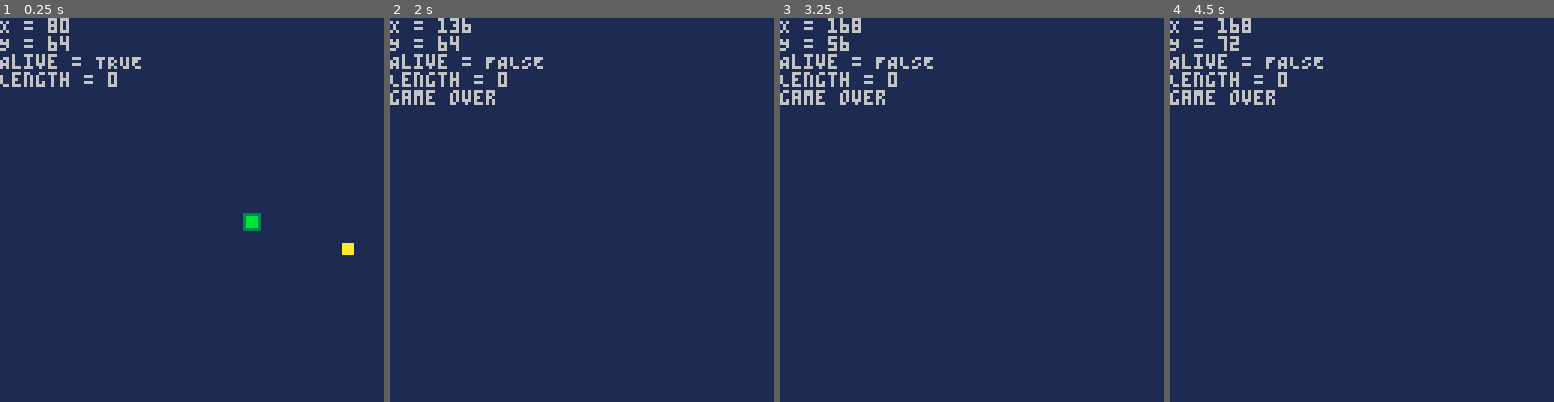
Above: before the commit, frames 1-4 (left to right).
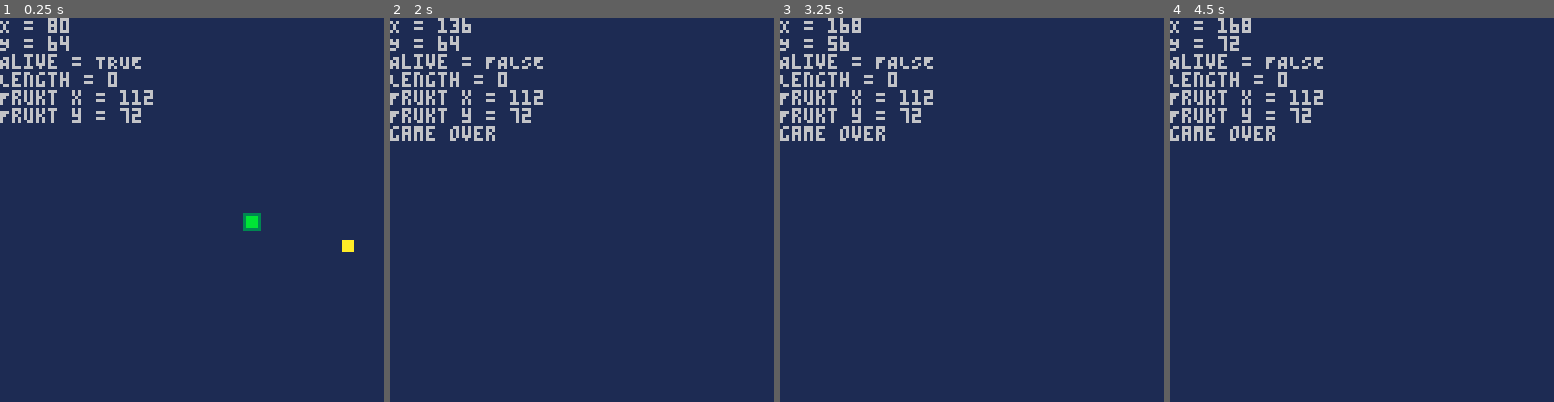
Above: after the commit, the same moments.

Repository: kakardo/Pico-8
Game: PICO-8 cartridge snake.p8
The game is run twice, just before and just after one commit, with the same random seed, the same clock (stepped at 60 frames per second) and the same inputs.
Inputs:
- Up to frame 1 (0.25 s): no input
- Up to frame 2 (2 s): tap X (X key) at 0.33, 1.07, 1.85 s; tap O (Z key) at 0.7, 1.7 s; hold Right from 1.6 s (still down)
- Up to frame 3 (3.25 s): release Right at 2.1 s; tap O (Z key) at 2.1, 2.5, 2.9 s; hold Up 2.15-2.42 s; hold Right 2.47-3.03 s; tap X (X key) at 2.97 s; hold Left from 3.08 s (still down)
- Up to frame 4 (4.5 s): tap O (Z key) at 3.3, 3.7, 4.1 s; release Left at 3.58 s; hold Down 3.63-3.97 s; hold Right from 4.02 s (still down); tap X (X key) at 4.08 s

The runs differ from the first frame. In frame 1, 1.1% of the frame differs, in the area x 0-93%, y 18-62%; in frame 2, 1.5%, in the area x 0-40%, y 18-33%; in frame 3, 1.5%; in frame 4, 1.5%.

Commit message:
Fruit now spawns correctly (but not body)

Diff:
--- a/snake.lua
+++ b/snake.lua
@@ -50,8 +50,8 @@
 end
 
 function spawn_fruit()
-	fruit.x = rnd(16) * scale
-	fruit.y = rnd(16) * scale
+	fruit.x = flr(rnd(128 / scale)) * scale
+	fruit.y = flr(rnd(128 / scale)) * scale
 end
 
 function is_fruit_eaten()
--- a/snake_external.lua
+++ b/snake_external.lua
@@ -21,7 +21,8 @@
 	end
 
 	print('Length = '..body.segments)
-
+	print('Frukt x = '..fruit.x)
+	print('Frukt y = '..fruit.y)
 end
 
 
